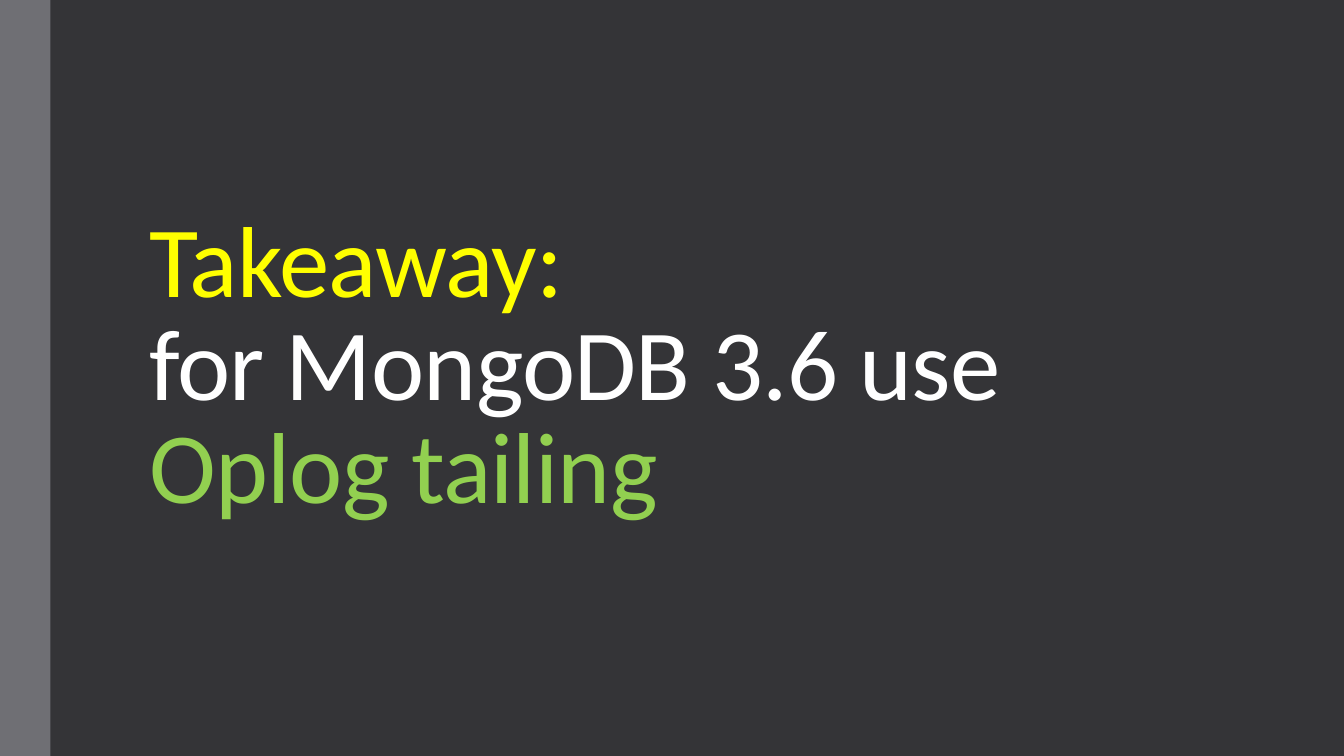
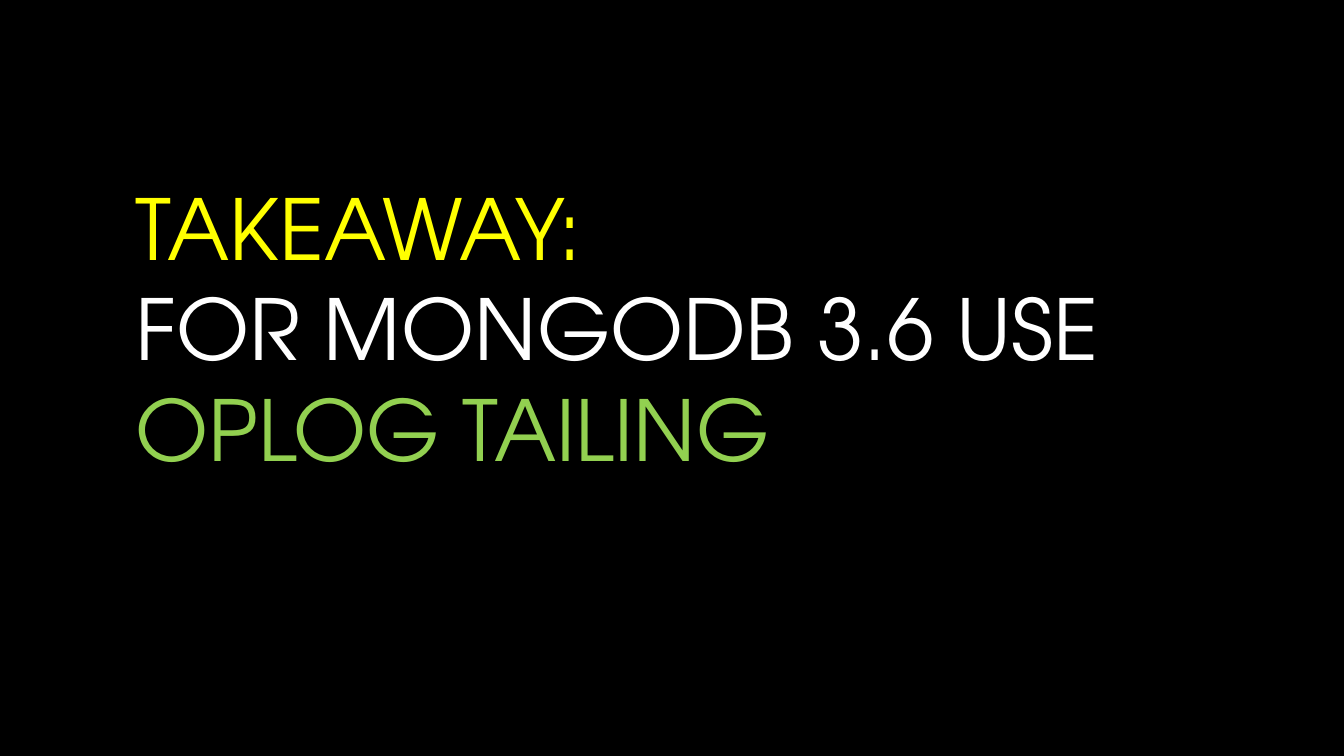
Before and after one commit to andrii-litvinov/event-driven-mongodb, a slide deck: slide 16 of t18-event-mongodb.pptx. Drawn at 1344x756 pixels with LibreOffice and Linux fonts; fonts in the diff are those of the drawing; background and template pictures are left out. Boxes give left, top, right and bottom in pixels: in the first picture for what was removed or moved away, otherwise in the second. Text is boxed around its words. In the diff, an @@ line names an element or a change of style, - is before the commit and + after.

```diff
--- a/t18-event-mongodb.pptx
+++ b/t18-event-mongodb.pptx
@@ background #353537 to picture (left out) @@
@@ rectangle removed at <box>0,0,50,756</box> @@
@@ title "TAKEAWAY: FOR MONGODB 3.6 USE ..." at <box>136,198,1099,462</box>: vertical alignment bottom to middle @@
@@ title at <box>136,198,1099,462</box>: text changed; size 72 to 60 pt; font Calibri to TeX Gyre Adventor @@
-Takeaway:
-for MongoDB 3.6 use Oplog tailing
+TAKEAWAY:
+FOR MONGODB 3.6 USE OPLOG TAILING
```
Also in this commit, not shown: 14 other slides changed, 8 slides added, 6 slides removed, 4 other files.
